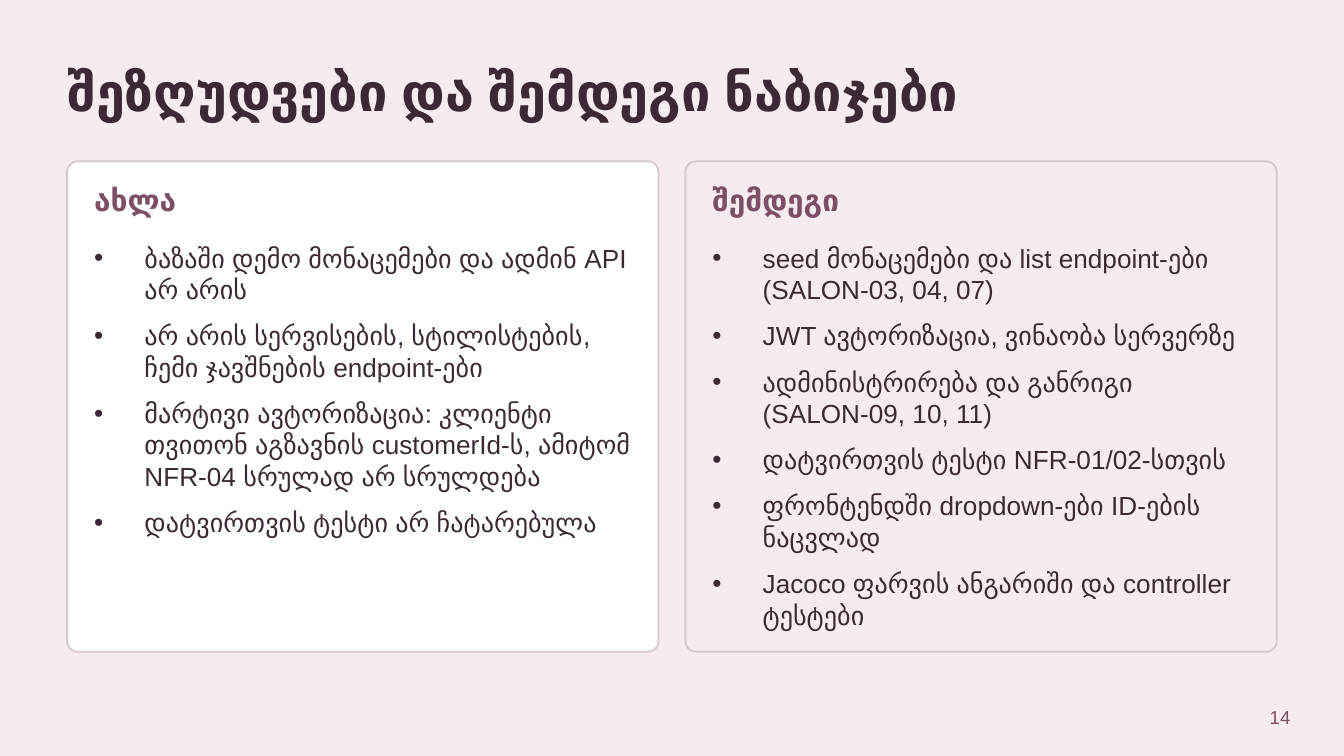
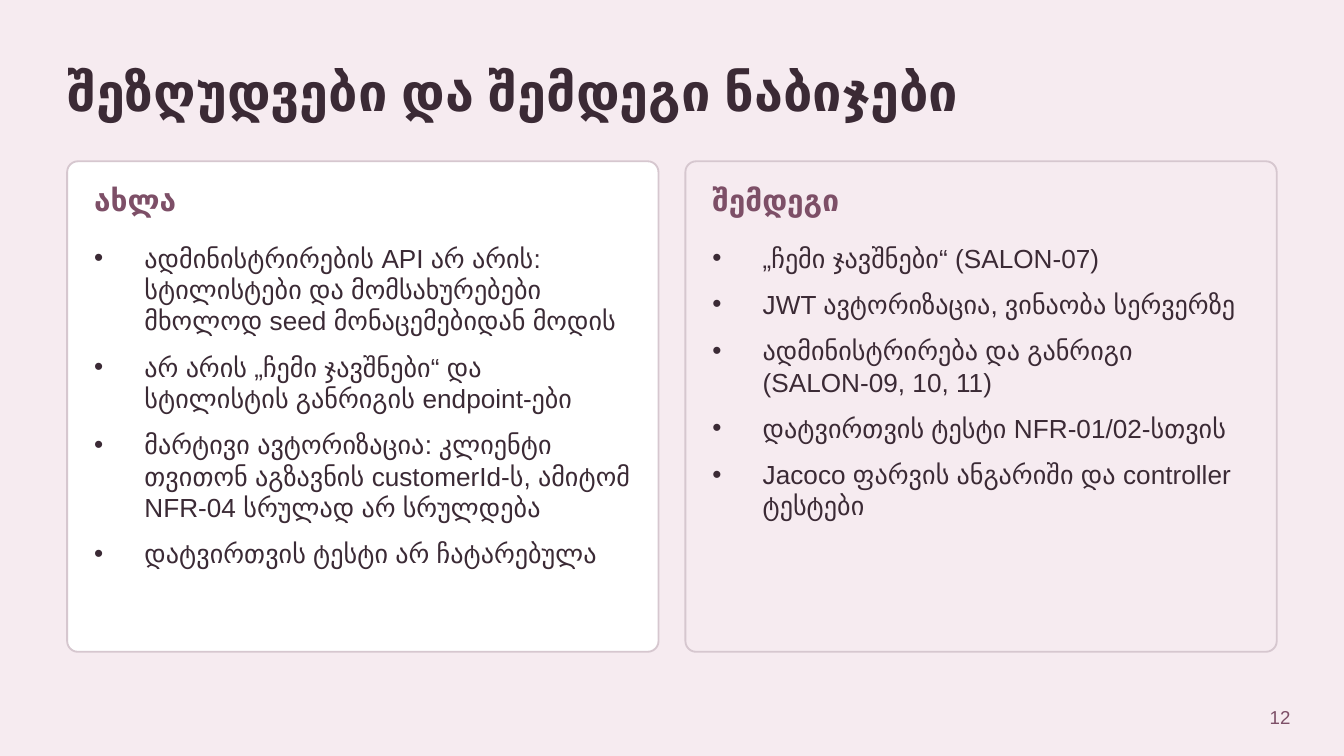
Before and after one commit to TamarGagnide/SalonBooking, a slide deck: slide 12 of docs/SalonBooking_presentation_ka.pptx (slide 14 before the commit). Drawn at 1344x756 pixels with LibreOffice and Linux fonts; fonts in the diff are those of the drawing. Boxes give left, top, right and bottom in pixels: in the first picture for what was removed or moved away, otherwise in the second. Text is boxed around its words. In the diff, an @@ line names an element or a change of style, - is before the commit and + after.

```diff
--- a/docs/SalonBooking_presentation_ka.pptx
+++ b/docs/SalonBooking_presentation_ka.pptx
@@ text at bbox=[144, 247, 616, 414]: text changed @@
-• ბაზაში დემო მონაცემები და ადმინ API არ არის
-• არ არის სერვისების, სტილისტების, ჩემი ჯავშნების endpoint-ები
+• ადმინისტრირების API არ არის: სტილისტები და მომსახურებები მხოლოდ seed მონაცემებიდან მოდის
+• არ არის „ჩემი ჯავშნები“ და სტილისტის განრიგის endpoint-ები
@@ text at bbox=[771, 247, 1099, 273]: text changed @@
-• seed მონაცემები და list endpoint-ები (SALON-03, 04, 07)
+• „ჩემი ჯავშნები“ (SALON-07)
@@ text at bbox=[763, 495, 1200, 552]: paragraph removed @@
-• ფრონტენდში dropdown-ები ID-ების ნაცვლად
@@ page number at bbox=[1270, 711, 1291, 724]: text changed @@
-14
+12
```
Also in this commit, not shown: 6 other slides changed, 1 slide added, 3 slides removed.
